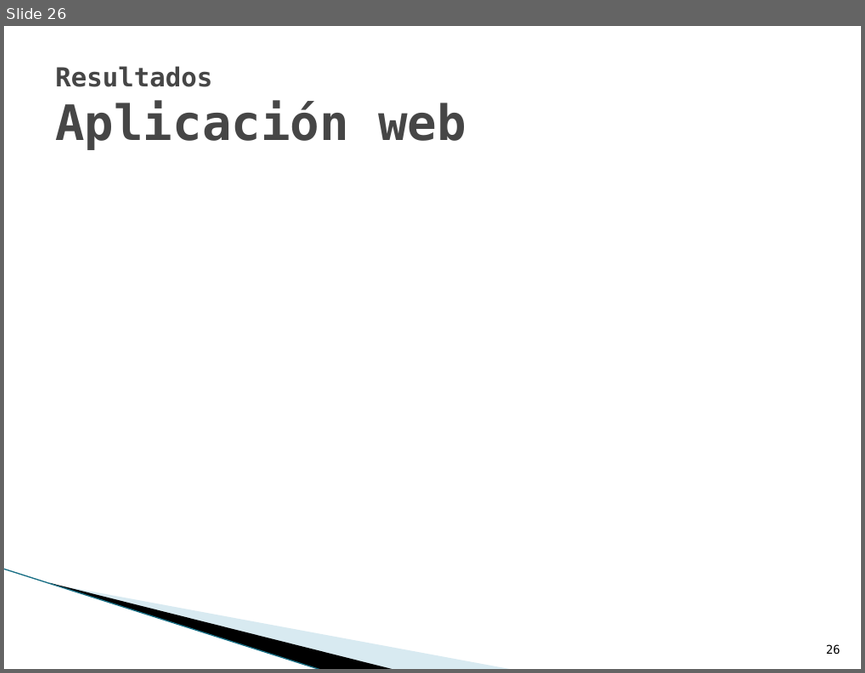
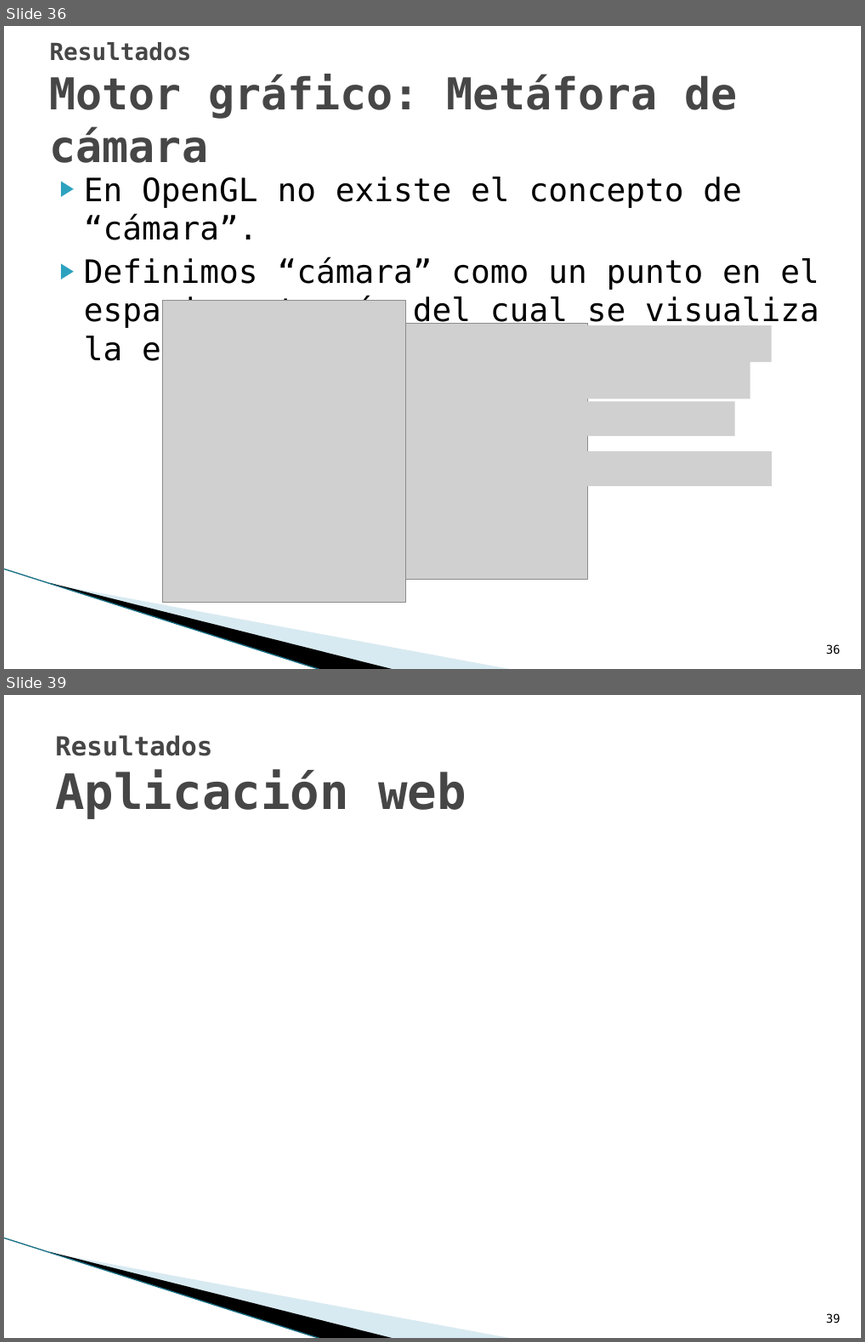
Before and after one commit to txedo/uclm-esi-alarcos, a slide deck: presentation/presentation.pptx. Shown one above the other, each under a label of ours: slide 26 before the commit, slides 36 and 39 after it; the slides between them are not shown. The pictures are 865x673 and 865x1342 pixels, drawn with LibreOffice and Linux fonts; fonts in the diff are those of the drawing; grey boxes stand for pictures; background and template pictures are left out. Boxes give left, top, right and bottom in pixels: in the first picture for what was removed or moved away, otherwise in the second. Text is boxed around its words. In the diff, an @@ line names an element or a change of style, - is before the commit and + after.

```diff
--- a/presentation/presentation.pptx
+++ b/presentation/presentation.pptx
@@ slide 36 added at (4,26,861,669), background #FFFFFF; not listed: 3 template elements that a slide beside it also shows @@
@@ title added at (50,42,737,163), 36.9 pt, text #464646, bold @@
+Resultados
+Motor gráfico: Metáfora de cámara
@@ text added at (84,176,819,367), 27 pt, text #000000 @@
+▶ En OpenGL no existe el concepto de “cámara”.
+▶ Definimos “cámara” como un punto en el espacio a través del cual se visualiza la escena.
@@ picture added at (162,301,405,602) @@
@@ picture added at (318,324,587,578) @@
@@ picture added at (453,325,772,362) @@
@@ picture added at (466,362,749,398) @@
@@ picture added at (440,402,735,436) @@
@@ picture added at (466,451,771,485) @@
@@ page number added at (826,644,840,654), 10 pt, text #000000 @@
+36
@@ what was slide 26 is now slide 39 @@
@@ page number at (826,1313,840,1323): text changed @@
-26
+39
```
Also in this commit, not shown: 1 slide changed, 12 other slides added, 21 other files.
